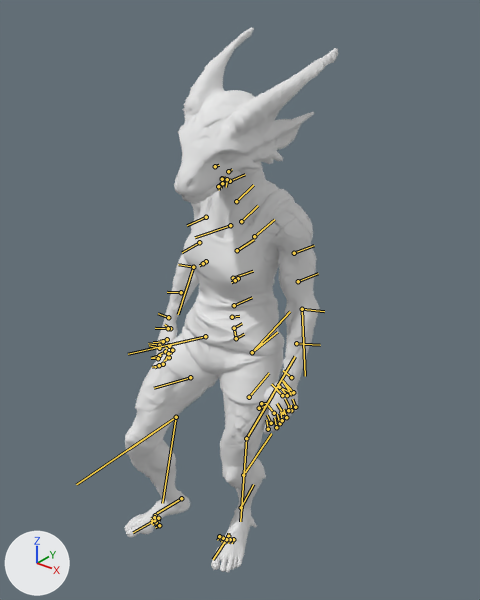
The glTF model public/models/Kobold_Female_Idle.glb, before and after one commit.
Before and after are seen from a camera (50 mm lens) standing at (63.2, -77.5, 108.6) and looking at (-1.4, 3.3, 58.5). Lighting does not change. The marker at lower left points along +X, +Y and +Z. The first picture is the older version. Both versions are drawn at frame 40 of the action 'badass-idle-626441'; the numbers are the values there. The bones that change, and the others that lie on the model, are drawn over the model as lines.
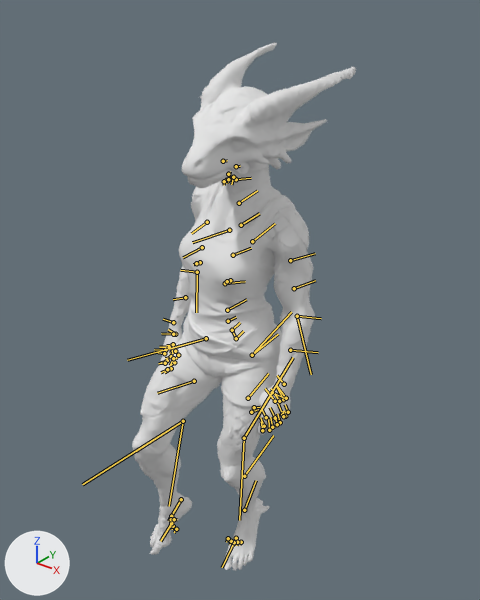
Edits to the bpy script that builds the scene:
```text
Change bone_pelvis:
    where bone_pelvis = bpy.data.objects['Armature'].pose.bones['pelvis']  # child of 'root'
    bone_pelvis.rotation_quaternion: (0.986, 0.006, -0.021, 0.163) -> (0.999, 0.003, -0.023, 0.036)  # degrees (0, -2, 19) -> degrees (0, -3, 4)
Change bone_spine_02:
    where bone_spine_02 = bpy.data.objects['Armature'].pose.bones['spine_02']  # child of 'spine_01'
    bone_spine_02.rotation_quaternion: (0.993, -0.018, -0.012, 0.116) -> (0.994, -0.018, -0.011, 0.104)  # degrees (-2, -1, 13) -> degrees (-2, -1, 12)
Change bone_spine_03:
    where bone_spine_03 = bpy.data.objects['Armature'].pose.bones['spine_03']  # child of 'spine_02'
    bone_spine_03.rotation_quaternion: (0.979, -0.002, 0.0, -0.204) -> (0.993, -0.002, 0.0, -0.116)  # degrees (0, 0, -24) -> degrees (0, 0, -13)
Change bone_spine_04:
    where bone_spine_04 = bpy.data.objects['Armature'].pose.bones['spine_04']  # child of 'spine_03'
    bone_spine_04.rotation_quaternion: (0.971, 0.017, 0.1, -0.216) -> (0.992, 0.002, 0.101, -0.075)  # degrees (-1, 12, -25) -> degrees (-1, 12, -9)
Change bone_clavicle_l:
    where bone_clavicle_l = bpy.data.objects['Armature'].pose.bones['clavicle_l']  # child of 'spine_05'
    bone_clavicle_l.rotation_quaternion: (0.987, -0.098, -0.052, 0.115) -> (0.99, 0.004, -0.044, 0.132)  # degrees (-12, -5, 14) -> degrees (0, -5, 15)
Change bone_middle_01_l:
    where bone_middle_01_l = bpy.data.objects['Armature'].pose.bones['middle_01_l']  # child of 'middle_metacarpal_l'
    bone_middle_01_l.rotation_quaternion: (0.996, 0.039, -0.006, -0.083) -> (0.997, 0.041, -0.045, -0.052)  # degrees (4, 0, -10) -> degrees (5, -5, -6)
Change bone_index_01_l:
    where bone_index_01_l = bpy.data.objects['Armature'].pose.bones['index_01_l']  # child of 'index_metacarpal_l'
    bone_index_01_l.rotation_quaternion: (0.989, 0.077, -0.014, -0.125) -> (0.989, 0.077, -0.092, -0.089)  # degrees (9, 0, -14) -> degrees (10, -10, -11)
Change bone_ring_01_l:
    where bone_ring_01_l = bpy.data.objects['Armature'].pose.bones['ring_01_l']  # child of 'ring_metacarpal_l'
    bone_ring_01_l.rotation_quaternion: (0.997, -0.038, 0.063, -0.02) -> (0.999, -0.034, 0.019, -0.029)  # degrees (-5, 7, -3) -> degrees (-4, 2, -3)
Change bone_pinky_01_l:
    where bone_pinky_01_l = bpy.data.objects['Armature'].pose.bones['pinky_01_l']  # child of 'pinky_metacarpal_l'
    bone_pinky_01_l.rotation_quaternion: (0.964, 0.145, 0.175, 0.138) -> (0.977, 0.156, 0.122, 0.076)  # degrees (20, 17, 19) -> degrees (19, 12, 11)
Change bone_cc_base_l_upperarmtwist01:
    where bone_cc_base_l_upperarmtwist01 = bpy.data.objects['Armature'].pose.bones['cc_base_l_upperarmtwist01']  # child of 'upperarm_l'
    bone_cc_base_l_upperarmtwist01.rotation_quaternion: (0.989, -0.148, 0.0, 0.0) -> (0.998, -0.064, 0.0, 0.0)  # degrees (-17, 0, 0) -> degrees (-7, 0, 0)
Change bone_clavicle_r:
    where bone_clavicle_r = bpy.data.objects['Armature'].pose.bones['clavicle_r']  # child of 'spine_05'
    bone_clavicle_r.rotation_quaternion: (-0.989, 0.117, 0.008, -0.086) -> (0.994, -0.016, 0.003, 0.109)  # degrees (-13, 0, 10) -> degrees (-2, 1, 13)
Change bone_cc_base_r_upperarmtwist01:
    where bone_cc_base_r_upperarmtwist01 = bpy.data.objects['Armature'].pose.bones['cc_base_r_upperarmtwist01']  # child of 'upperarm_r'
    bone_cc_base_r_upperarmtwist01.rotation_quaternion: (0.988, -0.156, 0.0, 0.0) -> (0.998, -0.064, 0.0, 0.0)  # degrees (-18, 0, 0) -> degrees (-7, 0, 0)
Change bone_cc_base_r_upperarmtwist02:
    where bone_cc_base_r_upperarmtwist02 = bpy.data.objects['Armature'].pose.bones['cc_base_r_upperarmtwist02']  # child of 'cc_base_r_upperarmtwist01'
    bone_cc_base_r_upperarmtwist02.rotation_quaternion: (0.988, 0.156, 0.0, 0.0) -> (0.998, 0.064, 0.0, 0.0)  # degrees (18, 0, 0) -> degrees (7, 0, 0)
Change bone_middle_01_r:
    where bone_middle_01_r = bpy.data.objects['Armature'].pose.bones['middle_01_r']  # child of 'middle_metacarpal_r'
    bone_middle_01_r.rotation_quaternion: (0.993, 0.044, -0.008, -0.107) -> (0.996, 0.041, -0.051, -0.068)  # degrees (5, 0, -12) -> degrees (5, -6, -8)
Change bone_ring_01_r:
    where bone_ring_01_r = bpy.data.objects['Armature'].pose.bones['ring_01_r']  # child of 'ring_metacarpal_r'
    bone_ring_01_r.rotation_quaternion: (0.998, -0.032, 0.057, 0.015) -> (0.999, -0.034, 0.019, -0.03)  # degrees (-4, 7, 2) -> degrees (-4, 2, -3)
Change bone_index_01_r:
    where bone_index_01_r = bpy.data.objects['Armature'].pose.bones['index_01_r']  # child of 'index_metacarpal_r'
    bone_index_01_r.rotation_quaternion: (0.987, 0.083, -0.024, -0.133) -> (0.989, 0.079, -0.093, -0.086)  # degrees (10, -1, -15) -> degrees (10, -10, -11)
Change bone_pinky_01_r:
    where bone_pinky_01_r = bpy.data.objects['Armature'].pose.bones['pinky_01_r']  # child of 'pinky_metacarpal_r'
    bone_pinky_01_r.rotation_quaternion: (0.963, 0.147, 0.2, 0.109) -> (0.979, 0.148, 0.137, 0.041)  # degrees (20, 21, 17) -> degrees (18, 15, 7)
Change bone_thigh_l:
    where bone_thigh_l = bpy.data.objects['Armature'].pose.bones['thigh_l']  # child of 'pelvis'
    bone_thigh_l.rotation_quaternion: (0.974, 0.121, 0.043, -0.187) -> (0.987, 0.119, 0.083, -0.07)  # degrees (13, 7, -21) -> degrees (13, 10, -7)
Change bone_calf_l:
    where bone_calf_l = bpy.data.objects['Armature'].pose.bones['calf_l']  # child of 'thigh_l'
    bone_calf_l.rotation_quaternion: (0.997, -0.058, 0.041, -0.038) -> (0.999, -0.05, -0.006, -0.02)  # degrees (-7, 4, -5) -> degrees (-6, -1, -2)
Change bone_foot_l:
    where bone_foot_l = bpy.data.objects['Armature'].pose.bones['foot_l']  # child of 'calf_l'
    bone_foot_l.rotation_quaternion: (0.895, 0.059, -0.093, 0.431) -> (0.995, 0.013, -0.076, 0.061)  # degrees (1, -13, 51) -> degrees (1, -9, 7)
Change bone_thigh_r:
    where bone_thigh_r = bpy.data.objects['Armature'].pose.bones['thigh_r']  # child of 'pelvis'
    bone_thigh_r.rotation_quaternion: (-0.991, -0.005, 0.116, 0.061) -> (0.995, 0.024, -0.087, 0.047)  # degrees (1, -13, -7) -> degrees (2, -10, 5)
Change bone_calf_r:
    where bone_calf_r = bpy.data.objects['Armature'].pose.bones['calf_r']  # child of 'thigh_r'
    bone_calf_r.rotation_quaternion: (0.991, -0.056, 0.055, -0.108) -> (0.996, -0.046, -0.002, -0.072)  # degrees (-7, 6, -13) -> degrees (-5, -1, -8)
Change bone_foot_r:
    where bone_foot_r = bpy.data.objects['Armature'].pose.bones['foot_r']  # child of 'calf_r'
    bone_foot_r.rotation_quaternion: (0.884, 0.069, 0.061, 0.458) -> (0.994, 0.095, 0.059, -0.015)  # degrees (10, 3, 55) -> degrees (11, 7, -1)
```

What differs and where, as boxes (x1, y1, x2, y2) in the pictures (480 x 600 px):
'default', posed
    before: (124, 28, 338, 572)
    after: (132, 42, 356, 570)
bone 'pelvis', root to tip
    before: (236, 338) to (244, 334)
    after: (236, 338) to (243, 331)
bone 'spine_02', root to tip
    before: (232, 317) to (239, 316)
    after: (228, 321) to (236, 317)
bone 'spine_03', root to tip
    before: (234, 305) to (252, 297)
    after: (227, 310) to (246, 299)
bone 'spine_04', root to tip
    before: (233, 278) to (253, 271)
    after: (225, 283) to (245, 281)
bone 'clavicle_l', root to tip
    before: (254, 236) to (274, 219)
    after: (252, 241) to (275, 223)
bone 'middle_01_l', root to tip
    before: (283, 413) to (277, 403)
    after: (275, 418) to (270, 407)
bone 'index_01_l', root to tip
    before: (274, 413) to (268, 405)
    after: (266, 417) to (261, 409)
bone 'ring_01_l', root to tip
    before: (290, 409) to (285, 399)
    after: (282, 414) to (278, 403)
bone 'pinky_01_l', root to tip
    before: (295, 407) to (292, 399)
    after: (288, 412) to (285, 404)
bone 'cc_base_l_upperarmtwist01', root to tip
    before: (294, 253) to (314, 245)
    after: (290, 260) to (315, 253)
bone 'clavicle_r', root to tip
    before: (230, 225) to (195, 237)
    after: (229, 230) to (192, 242)
bone 'cc_base_r_upperarmtwist01', root to tip
    before: (206, 217) to (187, 225)
    after: (207, 222) to (191, 233)
bone 'cc_base_r_upperarmtwist02', root to tip
    before: (199, 242) to (182, 252)
    after: (202, 247) to (183, 257)
bone 'middle_01_r', root to tip
    before: (159, 345) to (148, 343)
    after: (165, 350) to (154, 349)
bone 'ring_01_r', root to tip
    before: (163, 341) to (153, 342)
    after: (169, 347) to (159, 347)
bone 'index_01_r', root to tip
    before: (159, 348) to (149, 345)
    after: (164, 353) to (154, 352)
bone 'pinky_01_r', root to tip
    before: (167, 339) to (160, 341)
    after: (173, 344) to (166, 345)
bone 'thigh_l', root to tip
    before: (252, 352) to (290, 311)
    after: (252, 355) to (291, 312)
bone 'calf_l', root to tip
    before: (246, 438) to (295, 356)
    after: (244, 438) to (293, 357)
bone 'foot_l', root to tip
    before: (241, 507) to (253, 484)
    after: (244, 510) to (256, 480)
bone 'thigh_r', root to tip
    before: (205, 336) to (128, 354)
    after: (206, 338) to (127, 360)
bone 'calf_r', root to tip
    before: (176, 417) to (76, 484)
    after: (183, 421) to (82, 484)
bone 'foot_r', root to tip
    before: (181, 498) to (156, 513)
    after: (181, 499) to (168, 521)
